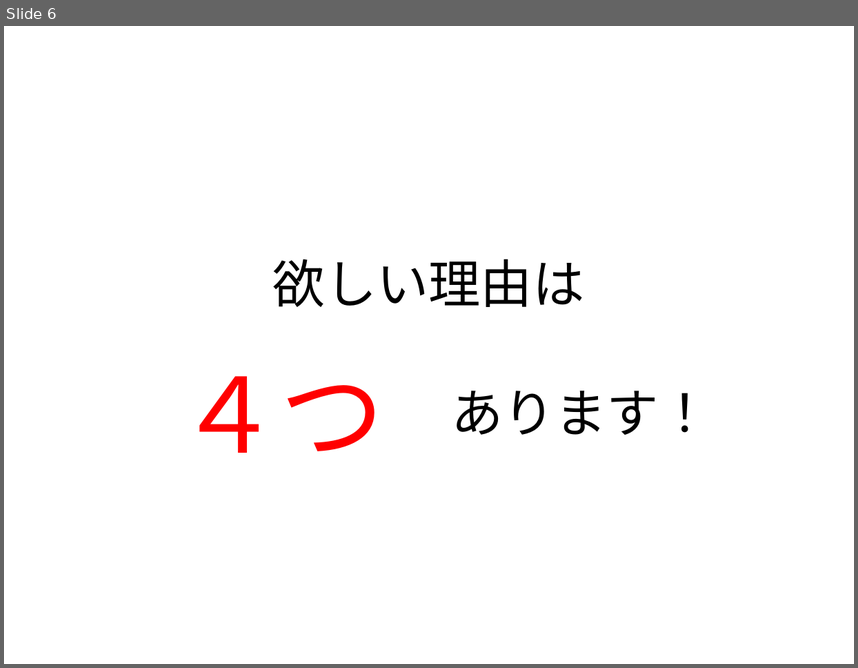
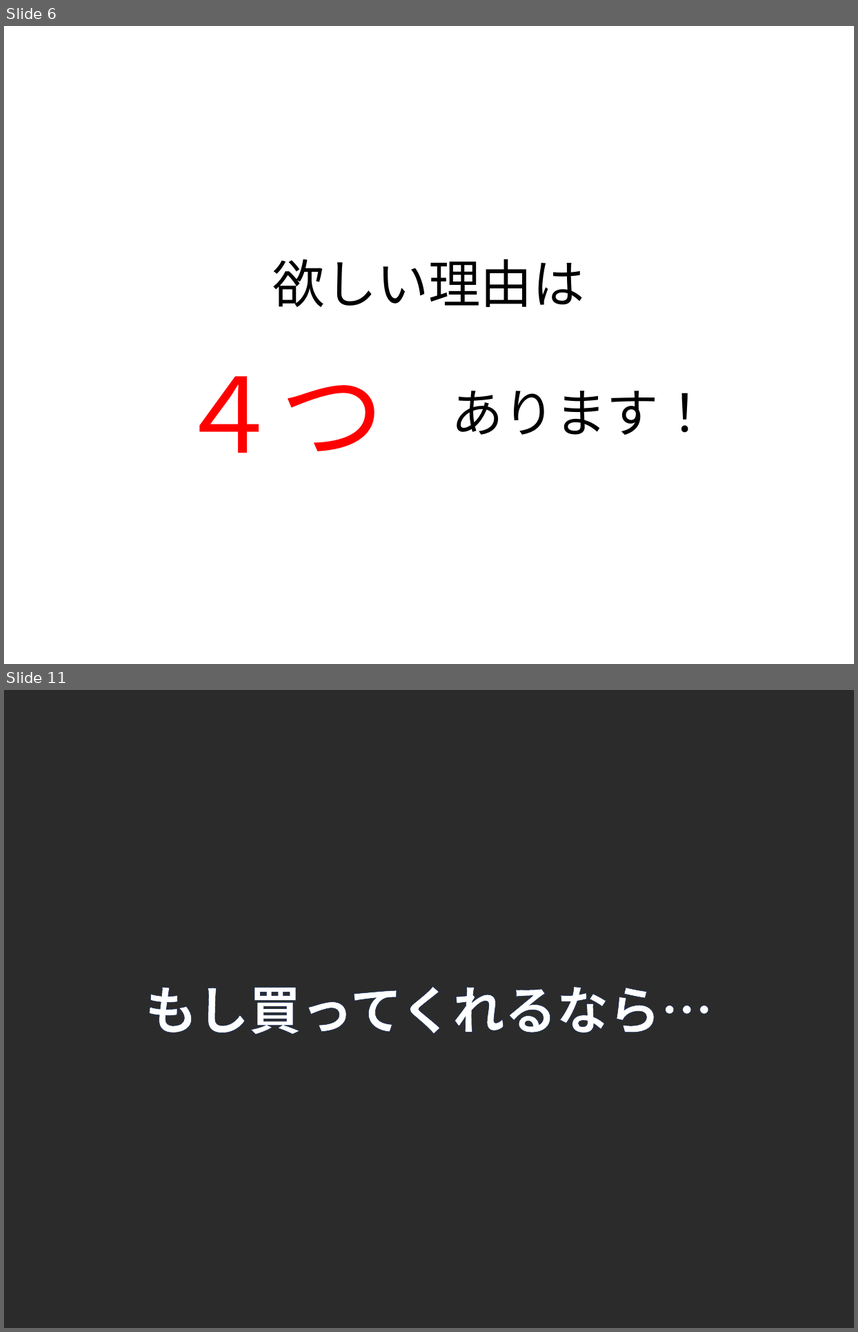
Before and after one commit to enpit2016fun/pbl_f, a slide deck: RPG風.pptx. Shown one above the other, each under a label of ours: slide 6 before the commit, slides 6 and 11 after it; the slides between them are not shown. The pictures are 858x668 and 858x1332 pixels, drawn with LibreOffice and Linux fonts; fonts in the diff are those of the drawing; background and template pictures are left out; a plain dark background stands for a picture behind light text. Boxes give left, top, right and bottom in pixels: in the first picture for what was removed or moved away, otherwise in the second. Text is boxed around its words. In the diff, an @@ line names an element or a change of style, - is before the commit and + after.

```diff
--- a/RPG風.pptx
+++ b/RPG風.pptx
@@ slide 11 added at box(4, 690, 854, 1328), background picture (left out) @@
@@ text added at box(145, 986, 713, 1034), 44 pt, text #FFFFFF, bold @@
+もし買ってくれるなら…
```
Also in this commit, not shown: 2 slides changed, 3 other slides added, 3 slides removed.
